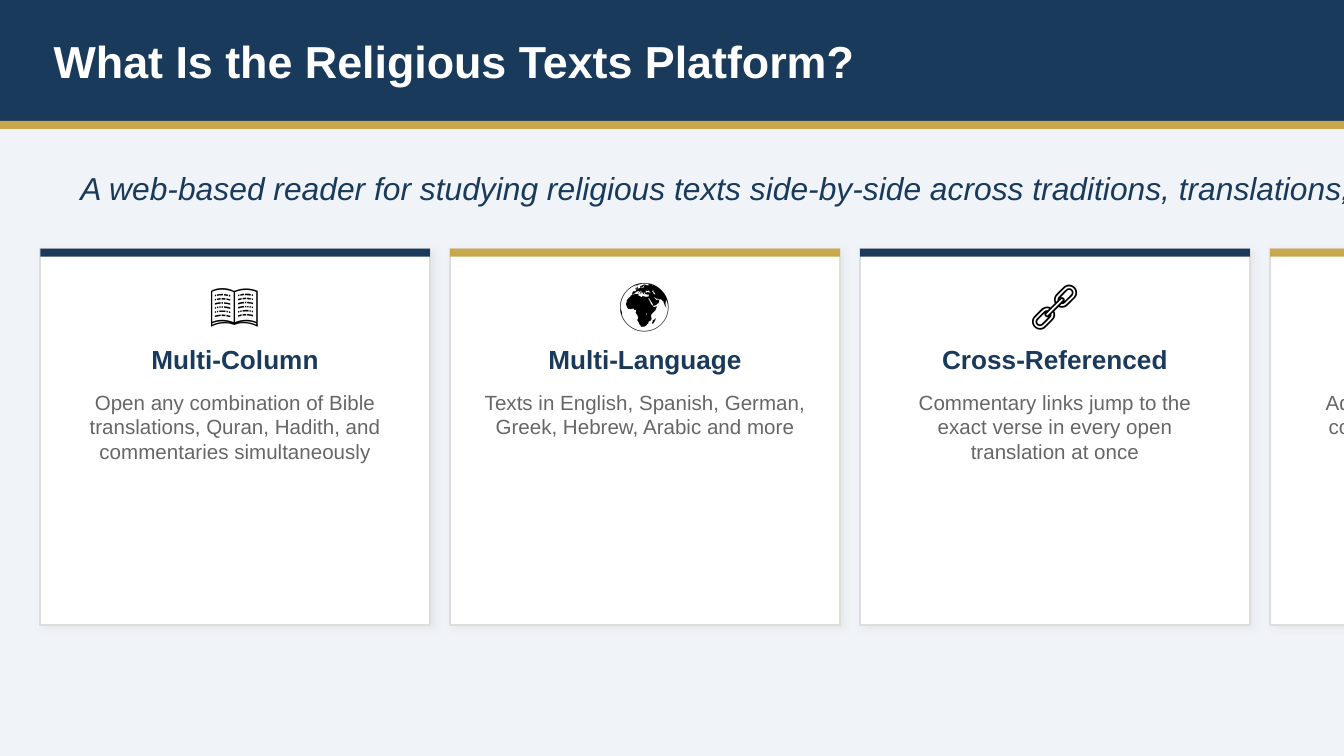
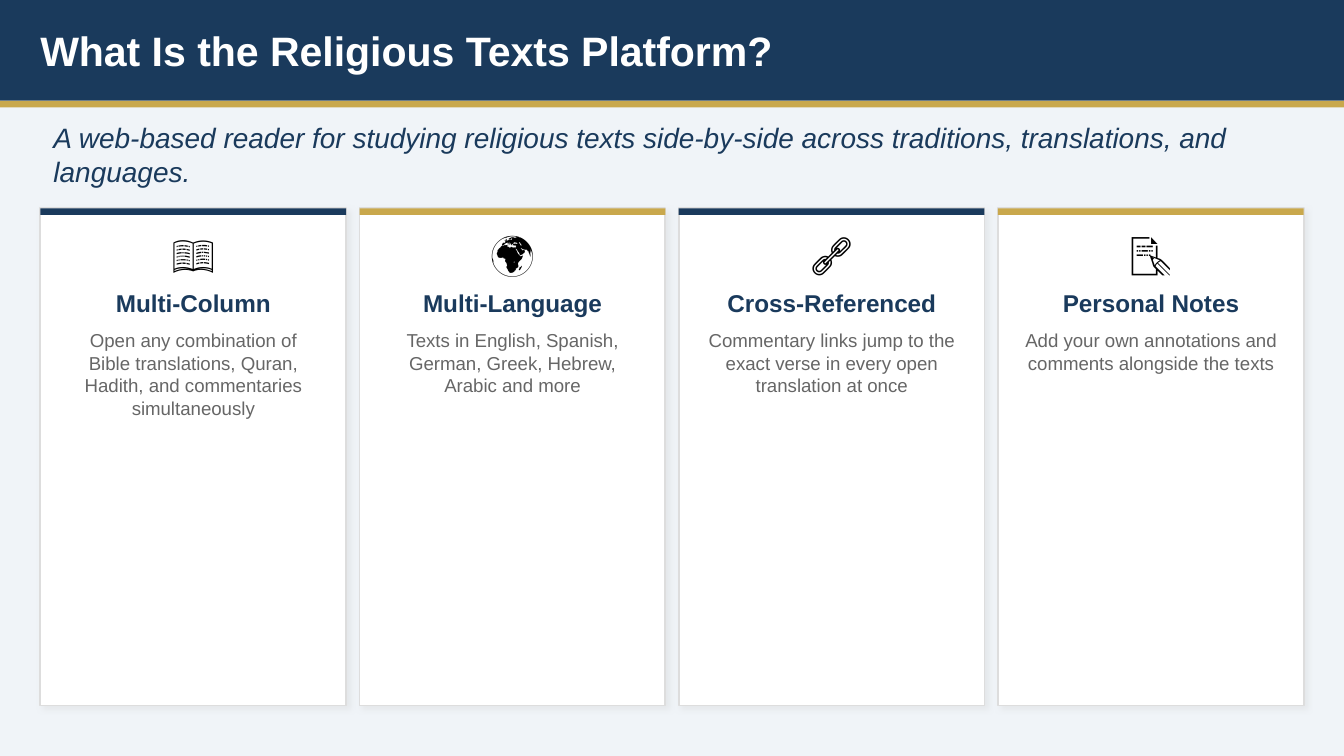
Before and after one commit to christa-claw/religious-texts, a slide deck: slide 2 of docs/religious-texts-overview.pptx. Drawn at 1344x756 pixels with LibreOffice and Linux fonts; fonts in the diff are those of the drawing. Boxes give left, top, right and bottom in pixels: in the first picture for what was removed or moved away, otherwise in the second. Text is boxed around its words. In the diff, an @@ line names an element or a change of style, - is before the commit and + after.

```diff
--- a/docs/religious-texts-overview.pptx
+++ b/docs/religious-texts-overview.pptx
@@ rectangle: place and size @@
-rectangle at (0, 0, 1344, 121)
+rectangle at (0, 0, 1344, 101)
@@ text "What Is the Religious Texts ...": place and size @@
-text "What Is the Religious Texts ..." at (54, 45, 854, 87)
+text "What Is the Religious Texts ..." at (40, 36, 772, 75)
@@ text "What Is the Religious Texts ..." at (40, 36, 772, 75): size 24 to 22 pt @@
@@ rectangle: place and size @@
-rectangle at (0, 121, 1344, 129)
+rectangle at (0, 101, 1344, 108)
@@ text "A web-based reader for studying ...": place and size @@
-text "A web-based reader for studying ..." at (80, 177, 1344, 206)
+text "A web-based reader for studying ..." at (53, 127, 1226, 187)
@@ text "A web-based reader for studying ..." at (53, 127, 1226, 187): size 17 to 15 pt @@
@@ rectangle: place and size @@
-rectangle at (40, 249, 430, 625)
+rectangle at (40, 208, 345, 706)
@@ rectangle: place and size @@
-rectangle at (40, 249, 430, 257)
+rectangle at (40, 208, 345, 215)
@@ rectangle: place and size @@
-rectangle at (450, 249, 840, 625)
+rectangle at (359, 208, 664, 706)
@@ rectangle: place and size @@
-rectangle at (450, 249, 840, 257)
+rectangle at (359, 208, 664, 215)
@@ rectangle: place and size @@
-rectangle at (860, 249, 1250, 625)
+rectangle at (679, 208, 984, 706)
@@ rectangle: place and size @@
-rectangle at (860, 249, 1250, 257)
+rectangle at (679, 208, 984, 215)
@@ shadow changed in 4 elements at (40, 208, 345, 706), (359, 208, 664, 706), (679, 208, 984, 706), (997, 208, 1302, 706) @@
@@ rectangle: place and size @@
-rectangle at (1270, 249, 1344, 625)
+rectangle at (997, 208, 1302, 706)
@@ rectangle: place and size @@
-rectangle at (1270, 249, 1344, 257)
+rectangle at (997, 208, 1302, 215)
@@ text "📖": place and size @@
-text "📖" at (40, 269, 430, 336)
+text "📖" at (40, 222, 345, 282)
@@ text "🌍": place and size @@
-text "🌍" at (450, 269, 840, 336)
+text "🌍" at (359, 222, 664, 282)
@@ text "🔗": place and size @@
-text "🔗" at (860, 269, 1250, 336)
+text "🔗" at (679, 222, 984, 282)
@@ size 26 to 22 pt in 4 elements at (40, 222, 345, 282), (359, 222, 664, 282), (679, 222, 984, 282), (997, 222, 1302, 282) @@
@@ text "📝": place and size @@
-text "📝" at (1270, 269, 1344, 336)
+text "📝" at (997, 222, 1302, 282)
@@ text "Multi-Column": place and size @@
-text "Multi-Column" at (151, 350, 318, 370)
+text "Multi-Column" at (116, 294, 271, 313)
@@ text "Multi-Language": place and size @@
-text "Multi-Language" at (548, 350, 741, 375)
+text "Multi-Language" at (423, 294, 602, 317)
@@ text "Cross-Referenced": place and size @@
-text "Cross-Referenced" at (942, 350, 1167, 370)
+text "Cross-Referenced" at (727, 294, 936, 313)
@@ size 14 to 13 pt in 4 elements at (116, 294, 271, 313), (423, 294, 602, 317), (727, 294, 936, 313), (1063, 294, 1239, 313) @@
@@ text "Personal Notes": place and size @@
-text "Personal Notes" at (1290, 336, 1344, 383)
+text "Personal Notes" at (1063, 294, 1239, 313)
@@ text "Open any combination of Bible ...": place and size @@
-text "Open any combination of Bible ..." at (90, 395, 380, 463)
+text "Open any combination of Bible ..." at (85, 333, 302, 419)
@@ text "Texts in English, Spanish, German, ...": place and size @@
-text "Texts in English, Spanish, German, ..." at (485, 395, 805, 437)
+text "Texts in English, Spanish, German, ..." at (407, 333, 618, 392)
@@ text "Commentary links jump to the ...": place and size @@
-text "Commentary links jump to the ..." at (919, 395, 1172, 459)
+text "Commentary links jump to the ..." at (709, 333, 955, 392)
@@ size 11 to 10 pt in 4 elements at (85, 333, 302, 419), (407, 333, 618, 392), (709, 333, 955, 392), (1025, 333, 1277, 374) @@
@@ text "Add your own annotations and ...": place and size @@
-text "Add your own annotations and ..." at (1162, 395, 1191, 410)
+text "Add your own annotations and ..." at (1025, 333, 1277, 374)
```
Also in this commit, not shown: 6 other slides changed, 5 other files.
